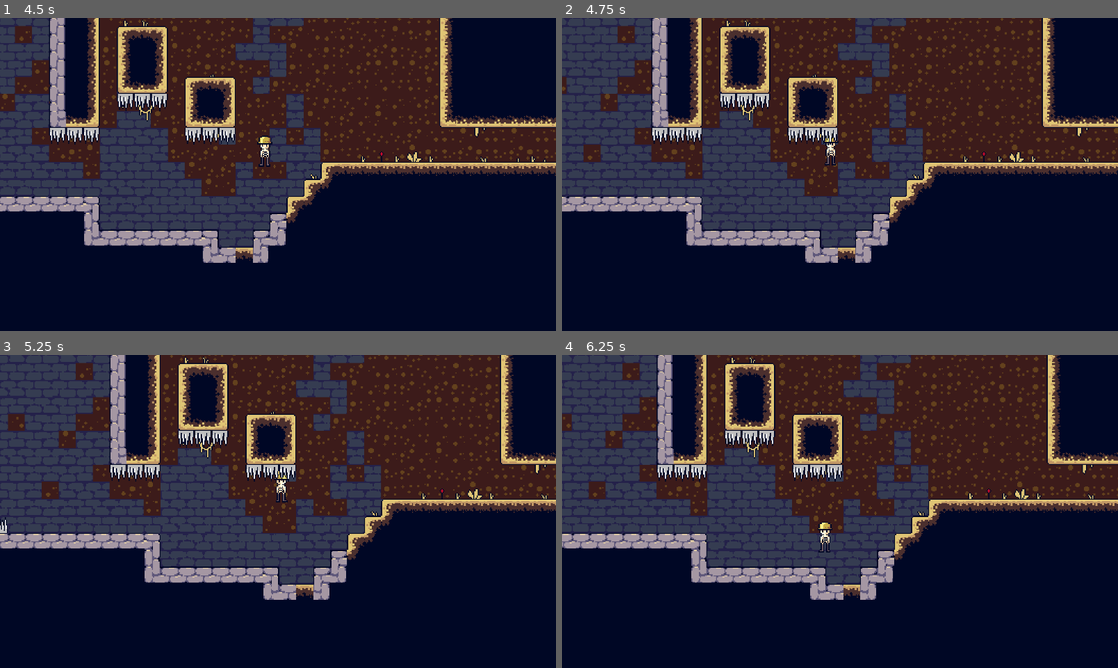
Above: before the commit, frames 1-4 (two rows, left to right).
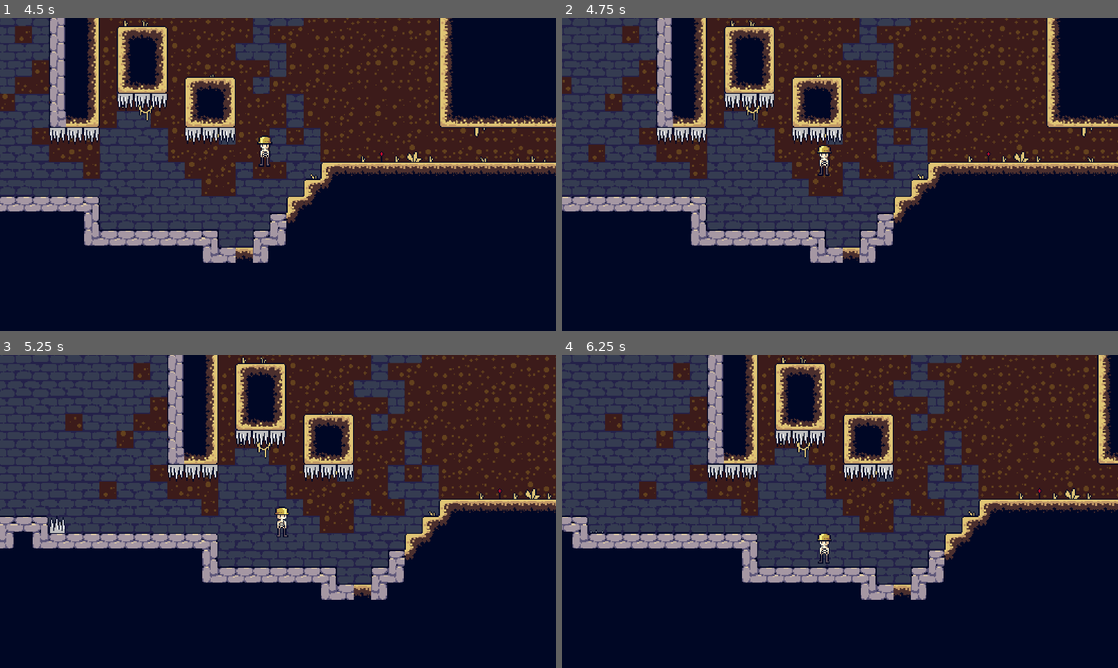
Above: after the commit, the same moments.

Repository: Lukko-Digital/You-Made-The-Dungeon
Game: Godot game, scene res://scenes/main.tscn
Same seed, same stepped clock (60 frames per second), same inputs: the game is played once before the commit and once after it.
Inputs:
- Up to frame 1 (4.5 s): tap Enter at 0.5 s; hold D (right) 0.53-2.03 s; tap Space (jump) at 0.6, 0.77, 1.07, 1.35, 1.52, 1.82, 2.1, 2.85, 3.02, 3.32, 3.6, 3.77, 4.07, 4.35 s; hold A (left) 2.03-2.78 s; hold D (right) 2.78-4.28 s; hold A (left) from 4.28 s (still down)
- Up to frame 2 (4.75 s): keep holding A (left); tap Space (jump) at 4.52 s
- Up to frame 3 (5.25 s): tap Space (jump) at 4.82, 5.1 s; release A (left) at 5.03 s; hold D (right) from 5.03 s (still down)
- Up to frame 4 (6.25 s): release D (right) at 5.78 s; hold A (left) from 5.78 s (still down); tap Space (jump) at 5.85, 6.02 s

Frame 1 is identical in both runs. In frame 2, 18% of the frame differs, in the area x 0-100%, y 0-79%; in frame 3, 38%; in frame 4, 35%.
Error after the commit: Invalid assignment of property or key 'parameters/conditions/not_climb' with value of type 'bool' on a base object of type 'AnimationTree'. (res://scripts/play…

Commit message:
climbing animations

Diff:
--- a/scenes/player.tscn
+++ b/scenes/player.tscn
@@ -2,6 +2,38 @@
 
 [ext_resource type="Script" path="res://scripts/player.gd" id="1_o2u3n"]
 [ext_resource type="Texture2D" uid="uid://bm77xumgbjesy" path="res://assets/sprites/skelly.png" id="2_7olcr"]
+
+[sub_resource type="Animation" id="Animation_3of58"]
+resource_name = "climb_1"
+length = 0.25
+tracks/0/type = "value"
+tracks/0/imported = false
+tracks/0/enabled = true
+tracks/0/path = NodePath("Sprite2D:frame")
+tracks/0/interp = 1
+tracks/0/loop_wrap = true
+tracks/0/keys = {
+"times": PackedFloat32Array(0),
+"transitions": PackedFloat32Array(1),
+"update": 1,
+"values": [18]
+}
+
+[sub_resource type="Animation" id="Animation_o22ee"]
+resource_name = "climb_2"
+length = 0.25
+tracks/0/type = "value"
+tracks/0/imported = false
+tracks/0/enabled = true
+tracks/0/path = NodePath("Sprite2D:frame")
+tracks/0/interp = 1
+tracks/0/loop_wrap = true
+tracks/0/keys = {
+"times": PackedFloat32Array(0),
+"transitions": PackedFloat32Array(1),
+"update": 1,
+"values": [19]
+}
 
 [sub_resource type="Animation" id="Animation_evxk6"]
 resource_name = "fall"
@@ -177,36 +209,6 @@
 "transitions": PackedFloat32Array(1),
 "update": 1,
 "values": [18]
-}
-
-[sub_resource type="Animation" id="Animation_3of58"]
-resource_name = "climb_1"
-tracks/0/type = "value"
-tracks/0/imported = false
-tracks/0/enabled = true
-tracks/0/path = NodePath("Sprite2D:frame")
-tracks/0/interp = 1
-tracks/0/loop_wrap = true
-tracks/0/keys = {
-"times": PackedFloat32Array(0),
-"transitions": PackedFloat32Array(1),
-"update": 1,
-"values": [18]
-}
-
-[sub_resource type="Animation" id="Animation_o22ee"]
-resource_name = "climb_2"
-tracks/0/type = "value"
-tracks/0/imported = false
-tracks/0/enabled = true
-tracks/0/path = NodePath("Sprite2D:frame")
-tracks/0/interp = 1
-tracks/0/loop_wrap = true
-tracks/0/keys = {
-"times": PackedFloat32Array(0),
-"transitions": PackedFloat32Array(1),
-"update": 1,
-"values": [19]
 }
 
 [sub_resource type="AnimationLibrary" id="AnimationLibrary_poieu"]
--- a/scripts/player.gd
+++ b/scripts/player.gd
@@ -62,6 +62,10 @@
 		var y_direction := Input.get_action_strength("down") - Input.get_action_strength("up")
 		velocity.y = y_direction * CLIMB_SPEED
 
+		if abs(velocity.x) > 0 or abs(velocity.y) > 0:
+			animation_tree["parameters/conditions/moving"] = true
+		else:
+			animation_tree["parameters/conditions/moving"] = false
 
 var last_jump_input: float = INF
 var last_grounded: float = INF
@@ -114,13 +118,19 @@
 	animation_tree["parameters/default/conditions/airborne"] = false
 
 func handle_spikes(body):
+	#"Spikes" is the tilemap with the stationary spikes
 	if body.name == "Spikes":
-			climbing = true
+		climbing = true
+		animation_tree["parameters/conditions/climb"] = true
+		animation_tree["parameters/conditions/not_climb"] = false
 	elif body.is_in_group("JumpSpikes"):
 		var spike_animation = body.get_node("AnimationPlayer")
+		#The spikes pop up at 2 seconds in the animation
+		#Checks if the animation is within 0.2 seconds of poping up
 		if abs(spike_animation.current_animation_position - 2.01) < 0.1:
 			velocity.y = -JUMP_SPEED * 2
 
+#Called when you jump off the dart or hit a wall
 func off_dart(body):
 	animation_tree["parameters/conditions/shot_head"] = false
 	animation_tree["parameters/conditions/shot_body"] = false
@@ -128,15 +138,19 @@
 	body.queue_free()
 
 func handle_trap_collisions():
+	#legs only collide with spikes
 	for body in LegsCollider.get_overlapping_bodies():
 		handle_spikes(body)
 
+	#body can collide with spikes and darts (dart code is reused but only changed for which animation to run
 	for body in ChestCollider.get_overlapping_bodies():
 		handle_spikes(body)
 		if body.is_in_group("Darts"):
 			if not is_on_wall() and not jumping_off_dart:
+				#Changes animation
 				animation_tree["parameters/conditions/shot_body"] = true
 				animation_tree["parameters/conditions/not_shot"] = false
+				#Sets velocity/position equal to darts velocity/position
 				velocity = body.linear_velocity
 				global_position.y = body.global_position.y - 1
 				body.visible = false
@@ -147,7 +161,6 @@
 				jumping_off_dart = false
 
 	for body in HeadCollider.get_overlapping_bodies():
-		handle_spikes(body)
 		if body.is_in_group("Darts"):
 			if not is_on_wall() and not jumping_off_dart:
 				animation_tree["parameters/conditions/shot_head"] = true
@@ -163,5 +176,8 @@
 
 func _on_area_2d_body_exited(body):
 	if body.name == "Spikes":
+		animation_tree["parameters/conditions/climb"] = false
+		animation_tree["parameters/conditions/not_climb"] = true
+		animation_tree["parameters/conditions/moving"] = false
 		climbing = false
 		gravity_coeff = 1
Not shown, changed: .gitignore
